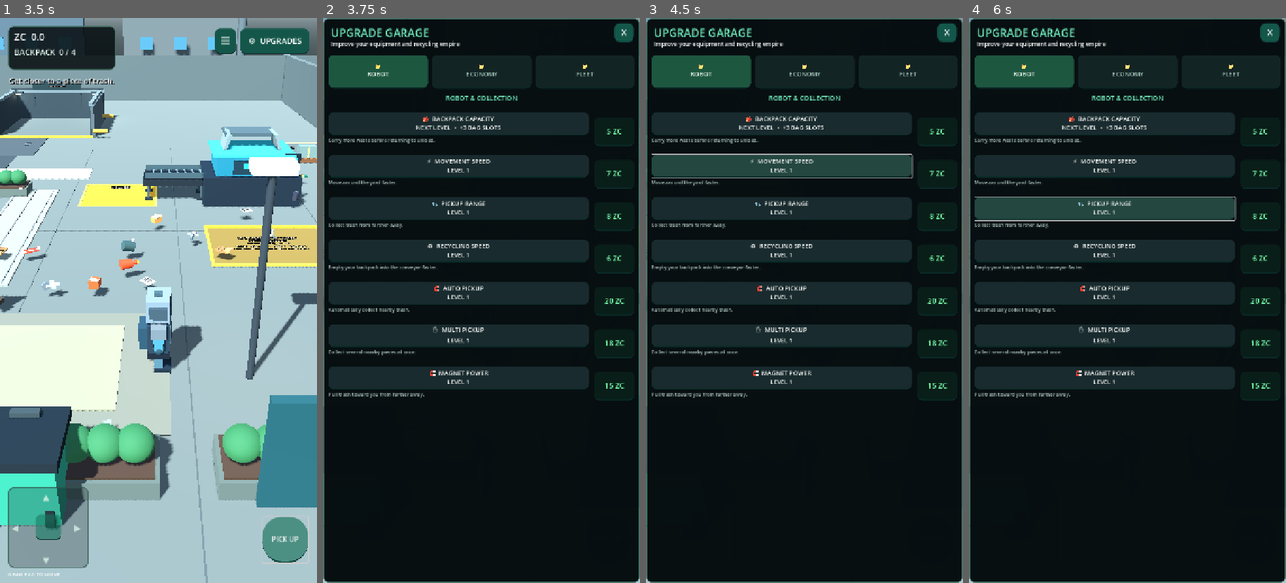
Above: before the commit, frames 1-4 (left to right).
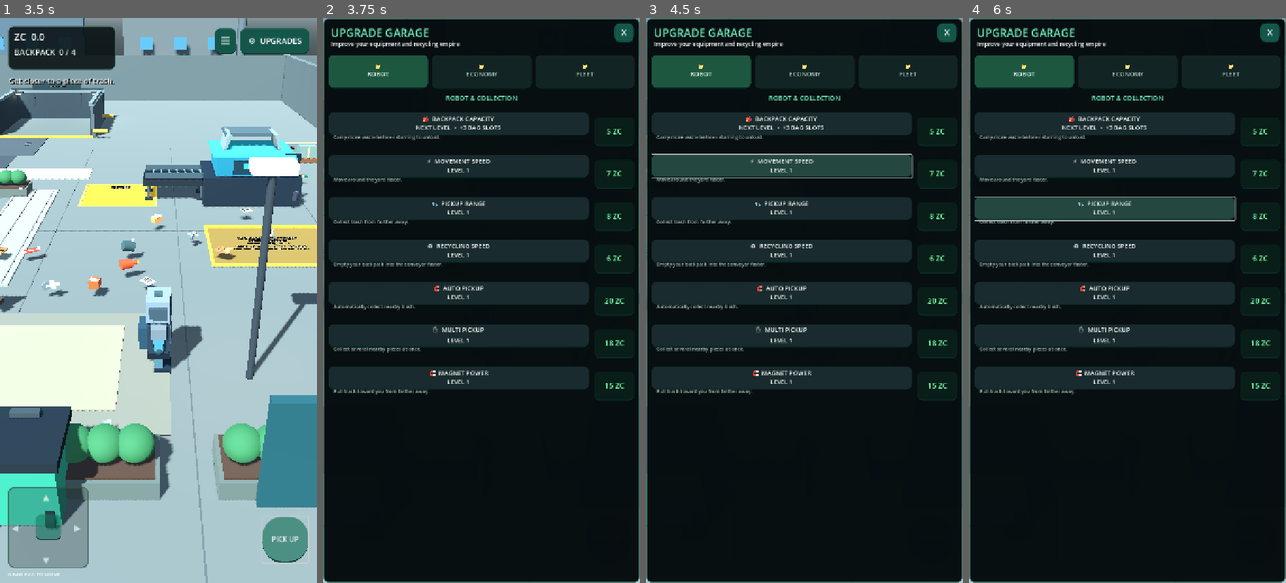
Above: after the commit, the same moments.

Repository: zekainstabot/trash-empire
Game: Godot game, scene res://Scenes/Main.tscn
The game is run twice, just before and just after one commit, with the same random seed, the same clock (stepped at 60 frames per second) and the same inputs.
Inputs (mouse positions are in pixels of both pictures, inside the frame that each line leads up to):
- Up to frame 1 (3.5 s): click "▶ PLAY" at 0.5 s; move the mouse to (228, 272) at 1.27 s; hold D (move_right) 1.28-2 s; click (228, 272) at 1.42 s; drag from (95, 328) to (142, 413) at 2.02 s; click "PICK UP" at 2.75 s
- Up to frame 2 (3.75 s): click "⚙ UPGRADES" at 3.5 s
- Up to frame 3 (4.5 s): click "⚡ MOVEMENT SPEED LEVEL 1" at 4.25 s
- Up to frame 4 (6 s): click "⚡ MOVEMENT SPEED LEVEL 1" at 5 s; click "🧤 PICKUP RANGE LEVEL 1" at 5.75 s

Frame 1 is identical in both runs. In frame 2, 1.8% of the frame differs, in the area x 1-38%, y 20-68%; in frame 3, 1.8%; in frame 4, 1.8%.

Commit message:
Place upgrade descriptions inside upgrade buttons

Diff:
--- a/Scripts/main.gd
+++ b/Scripts/main.gd
@@ -1482,11 +1482,12 @@
 
 			var description := Label.new()
 			description.text = String(descriptions.get(String(branch), "Improves this part of your operation."))
-			description.custom_minimum_size = Vector2(0, 28)
+			description.position = Vector2(12, 48)
+			description.size = Vector2(340, 34)
 			description.autowrap_mode = TextServer.AUTOWRAP_WORD_SMART
 			description.add_theme_font_size_override("font_size", 11)
 			description.add_theme_color_override("font_color", Color(0.69, 0.78, 0.75))
-			upgrade_info.add_child(description)
+			row.add_child(description)
 
 			var price_panel := PanelContainer.new()
 			price_panel.custom_minimum_size = Vector2(92, 66)
